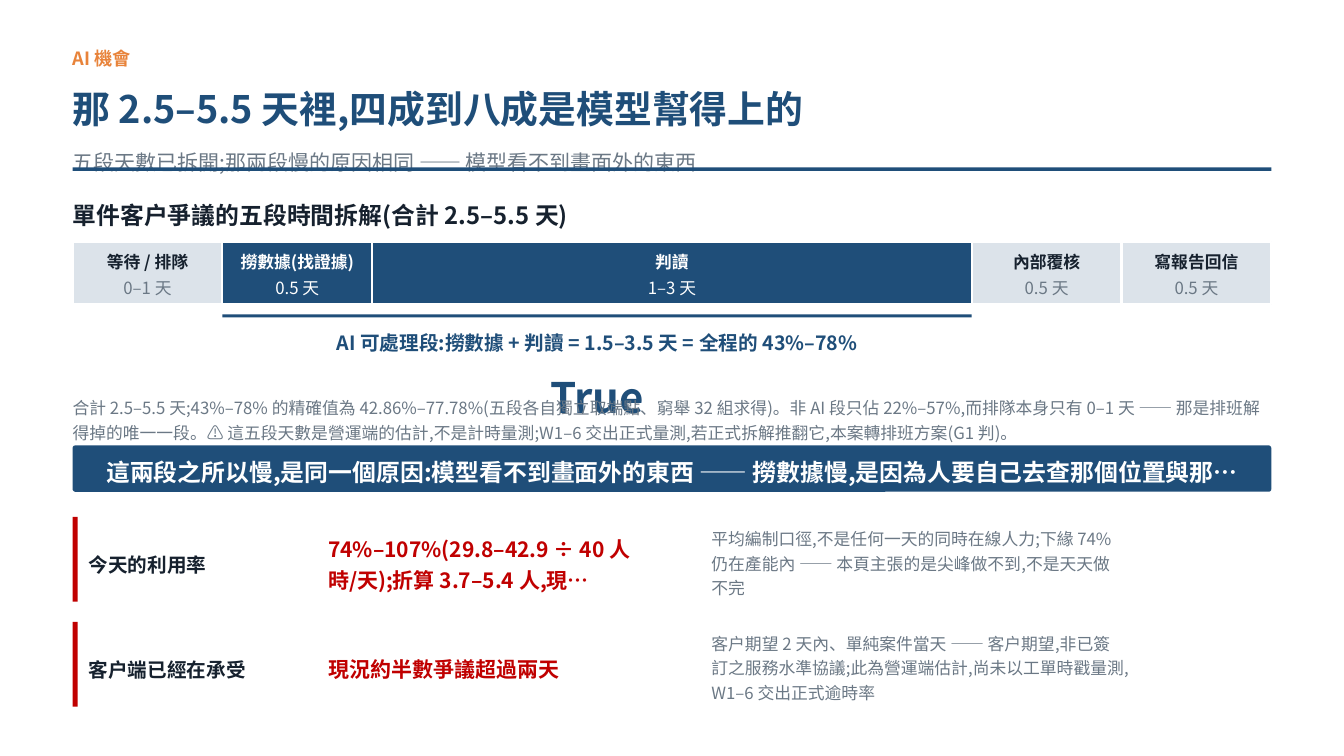
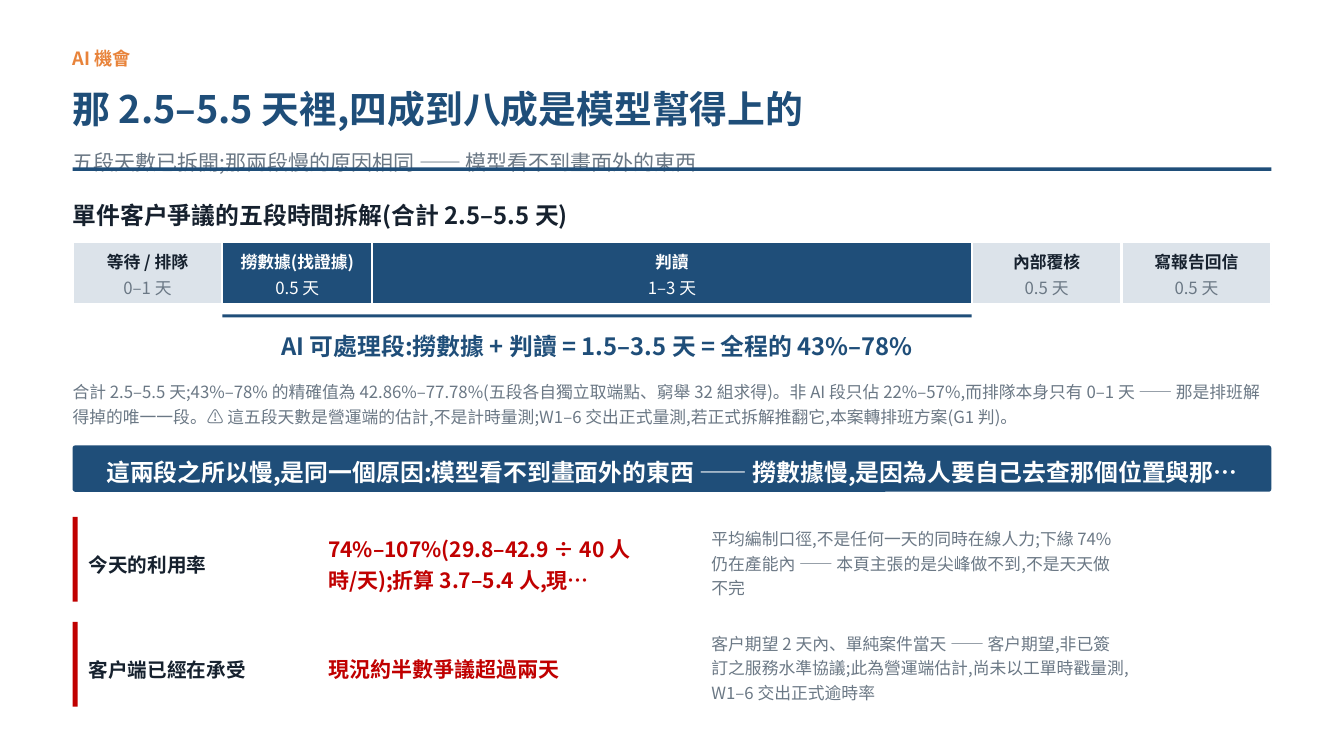
Before and after one commit to pokai-huang0828/UTS_workspace, a slide deck: slide 3 of Artificial Intelligence for Enterprises/Assessment3/Huang_26254793_421104_Assessment 3.pptx. Drawn at 1344x756 pixels with LibreOffice and Linux fonts; fonts in the diff are those of the drawing. Boxes give left, top, right and bottom in pixels: in the first picture for what was removed or moved away, otherwise in the second. Text is boxed around its words. In the diff, an @@ line names an element or a change of style, - is before the commit and + after.

```diff
--- a/Artificial Intelligence for Enterprises/Assessment3/Huang_26254793_421104_Assessment 3.pptx
+++ b/Artificial Intelligence for Enterprises/Assessment3/Huang_26254793_421104_Assessment 3.pptx
@@ text "AI 可處理段:撈數據 + 判讀 = ..." at (x1=281, y1=334, x2=913, y2=357): size 14 to 17 pt @@
@@ text "合計 2.5–5.5 天;43%–78% 的精確值為 42.86%–77.78%(五段各自獨立取端點、窮舉 ..." moved from (x1=73, y1=397, x2=1260, y2=442) to (x1=73, y1=384, x2=1260, y2=426) @@
@@ text removed at (x1=550, y1=382, x2=644, y2=416) @@
-True
```
Also in this commit, not shown: 7 other slides changed, 2 other files.
